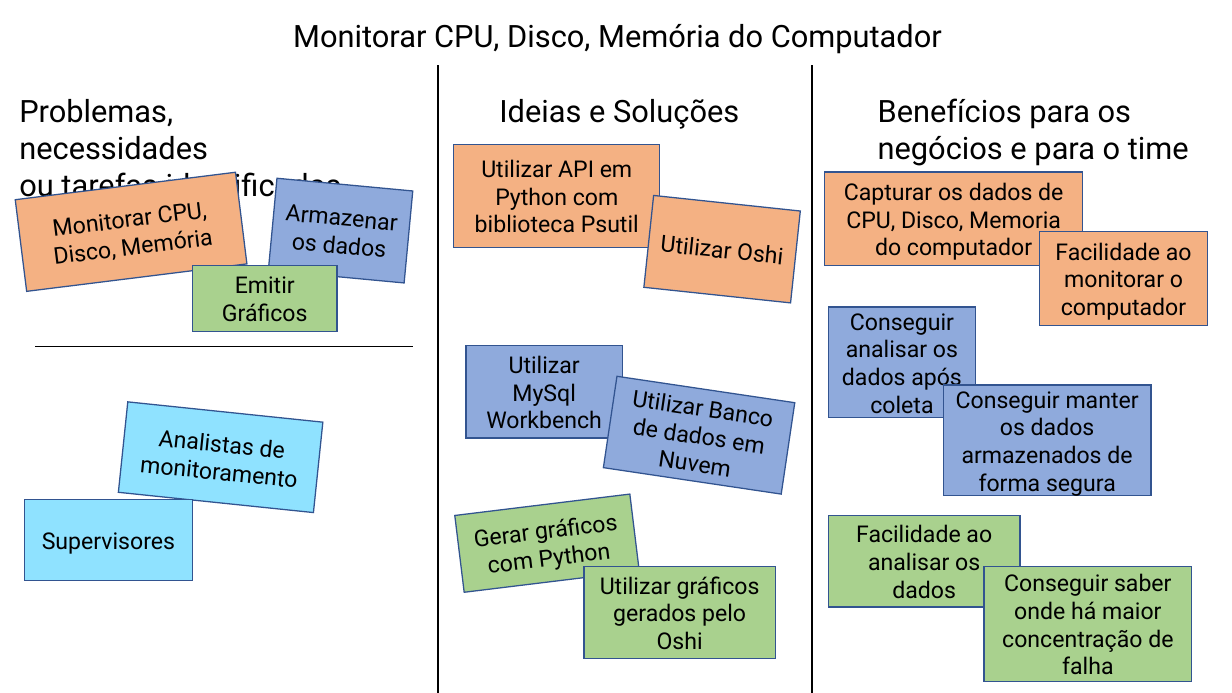
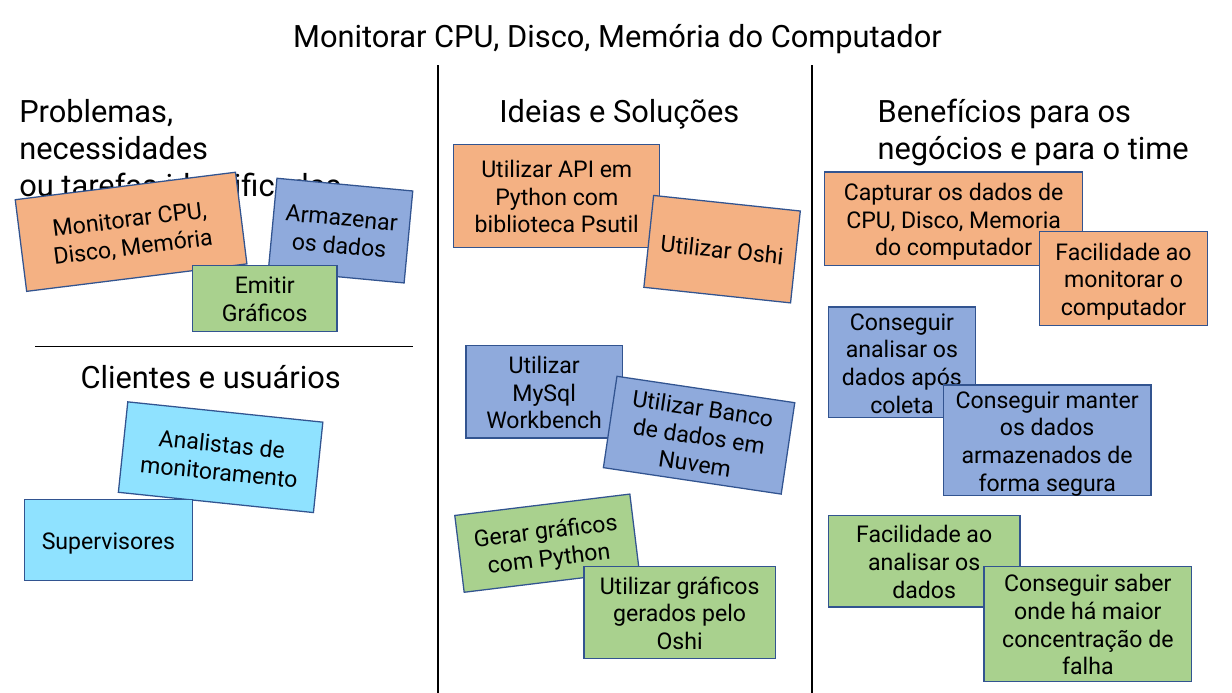
Before and after one commit to Luiza-Bezerra/grupo-02-ccoa-20201, a slide deck: slide 1 of projeto/Documentos/Lean-Ux-Canvas-Luminous-Editavel.pptx. Drawn at 1232x693 pixels with LibreOffice and Linux fonts; fonts in the diff are those of the drawing. Boxes give left, top, right and bottom in pixels: in the first picture for what was removed or moved away, otherwise in the second. Text is boxed around its words. In the diff, an @@ line names an element or a change of style, - is before the commit and + after.

Commit message:
Lean Ux Canvas v2.0
Alteração: coloquei o título na parte de usuário e cliente que estava faltando.

```diff
--- a/projeto/Documentos/Lean-Ux-Canvas-Luminous-Editavel.pptx
+++ b/projeto/Documentos/Lean-Ux-Canvas-Luminous-Editavel.pptx
@@ text added at [81,365,341,389], 24 pt, text #000000 @@
+Clientes e usuários
```
Also in this commit, not shown: 1 other file.
